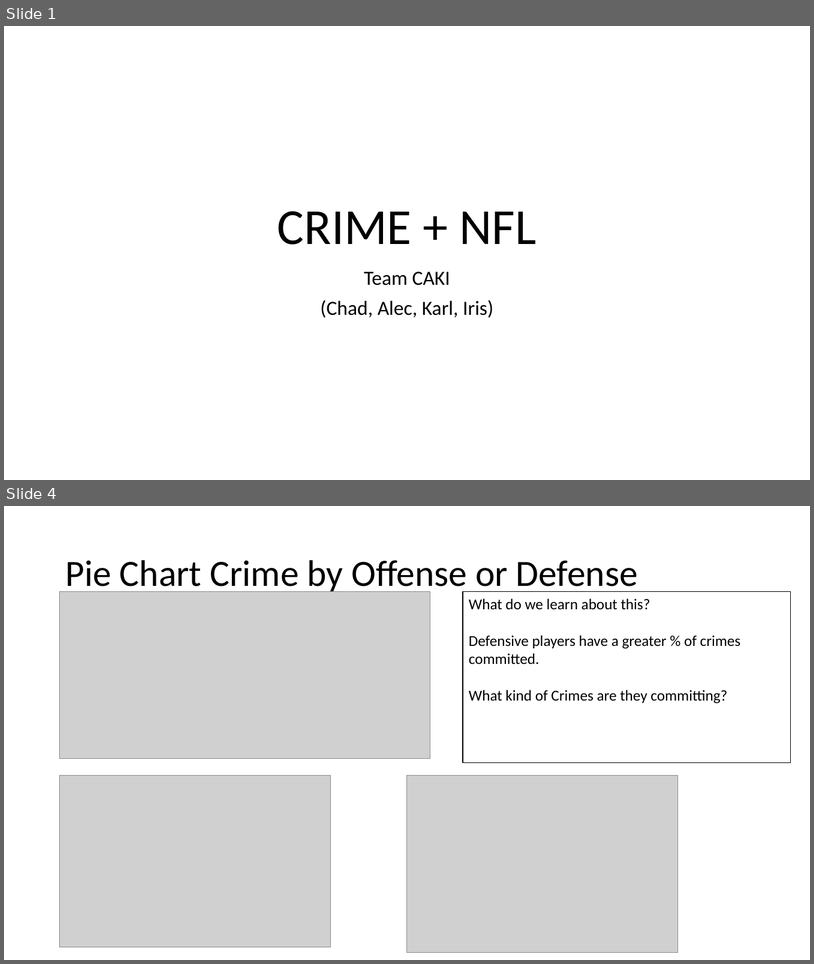
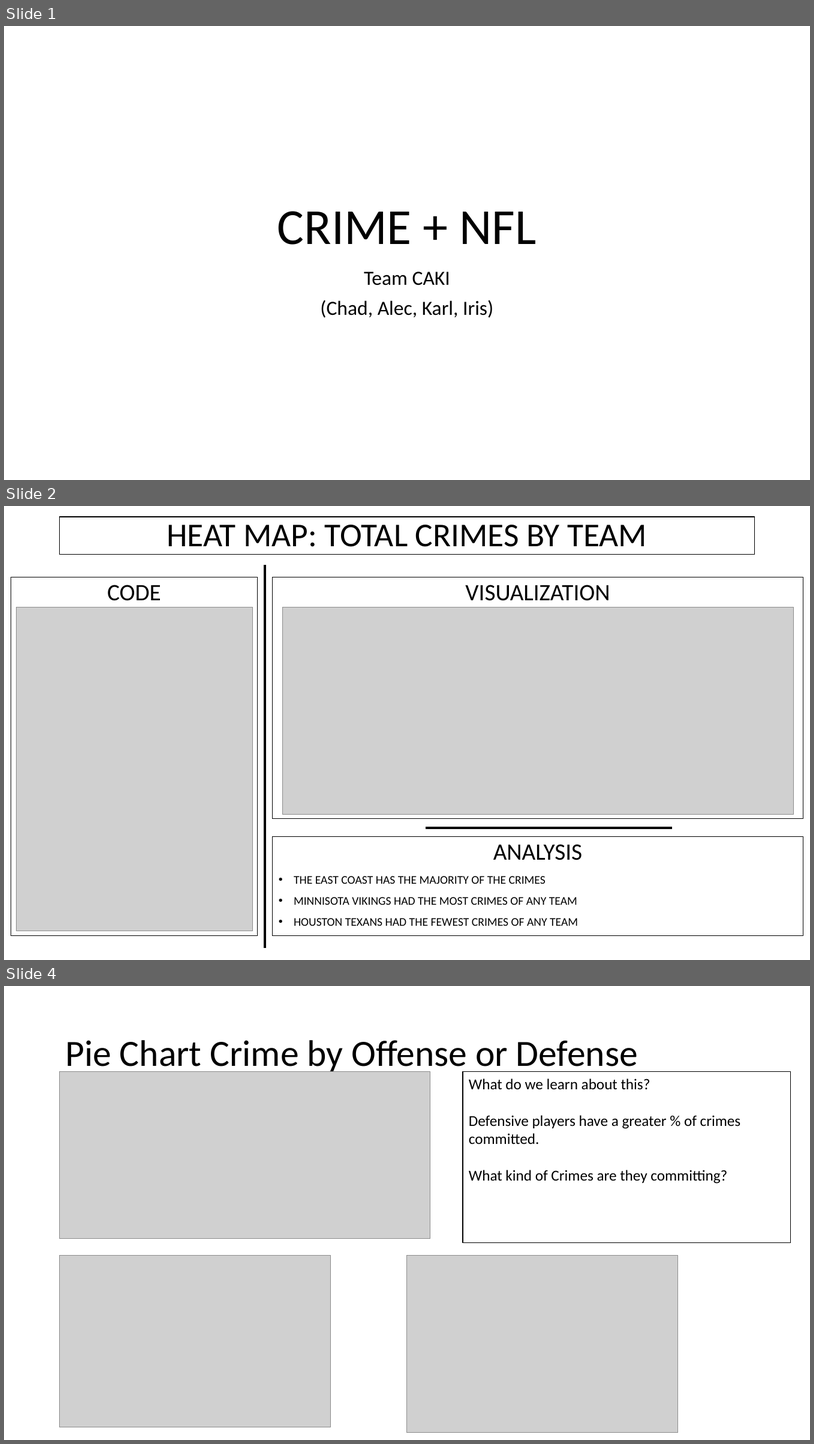
Before and after one commit to alecslaney/project2, a slide deck: CHADS_CODING/CRIME + NFL.pptx. Shown one above the other, each under a label of ours: slides 1 and 4 before the commit, slides 1, 2 and 4 after it; the slides between them are not shown. The pictures are 814x964 and 814x1444 pixels, drawn with LibreOffice and Linux fonts; fonts in the diff are those of the drawing; grey boxes stand for pictures. Boxes give left, top, right and bottom in pixels: in the first picture for what was removed or moved away, otherwise in the second. Text is boxed around its words. In the diff, an @@ line names an element or a change of style, - is before the commit and + after.

Commit message:
Final Code and updated PPT deck

```diff
--- a/CHADS_CODING/CRIME + NFL.pptx
+++ b/CHADS_CODING/CRIME + NFL.pptx
@@ slide 2 added at [4, 506, 810, 960], background #FFFFFF @@
@@ title added at [60, 517, 755, 555], outline #000000 1 pt, 39.6 pt, text #000000 @@
+HEAT MAP: TOTAL CRIMES BY TEAM
@@ text added at [11, 577, 257, 936], outline #000000 0.75 pt, 28 pt, text #000000 @@
+CODE
@@ line added from (266, 565) to (266, 948), #000000 3 pt @@
@@ rectangle added at [273, 577, 804, 819], outline #000000 0.75 pt, 28 pt, text #000000 @@
+VISUALIZATION
@@ picture added at [17, 607, 253, 931] @@
@@ picture added at [283, 607, 794, 814] @@
@@ line added from (672, 828) to (426, 828), #000000 3 pt @@
@@ rectangle added at [273, 837, 804, 936], outline #000000 0.75 pt, 14 pt, text #000000 @@
+ANALYSIS
+• THE EAST COAST HAS THE MAJORITY OF THE CRIMES
+• MINNISOTA VIKINGS HAD THE MOST CRIMES OF ANY TEAM
+• HOUSTON TEXANS HAD THE FEWEST CRIMES OF ANY TEAM
```
Also in this commit, not shown: 2 slides removed, 3 other files.
